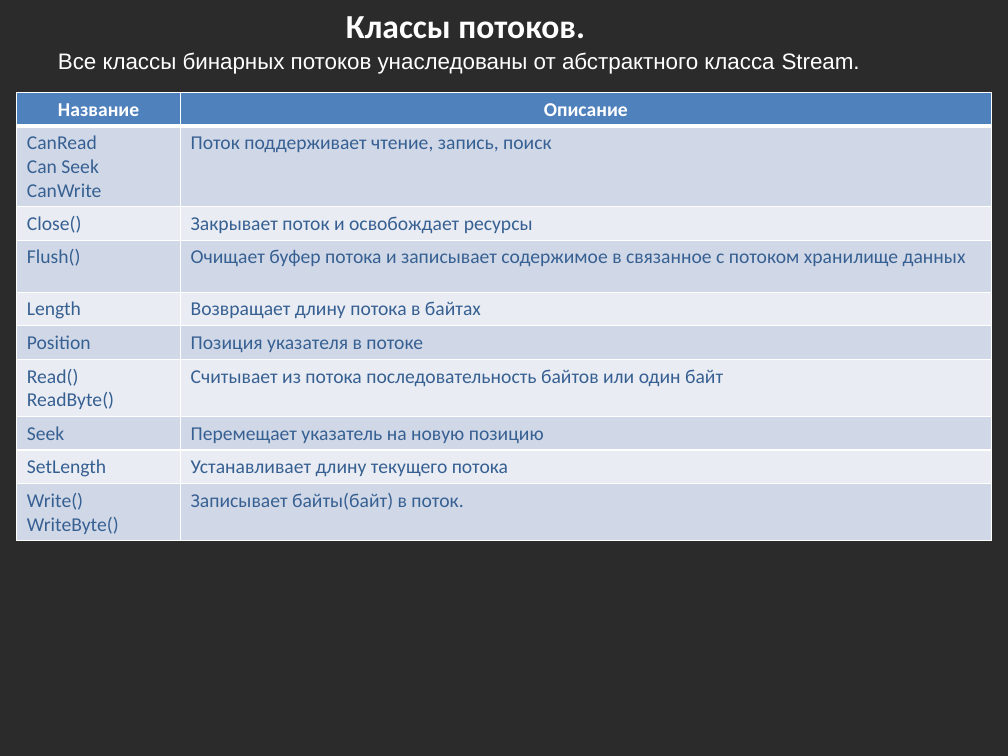
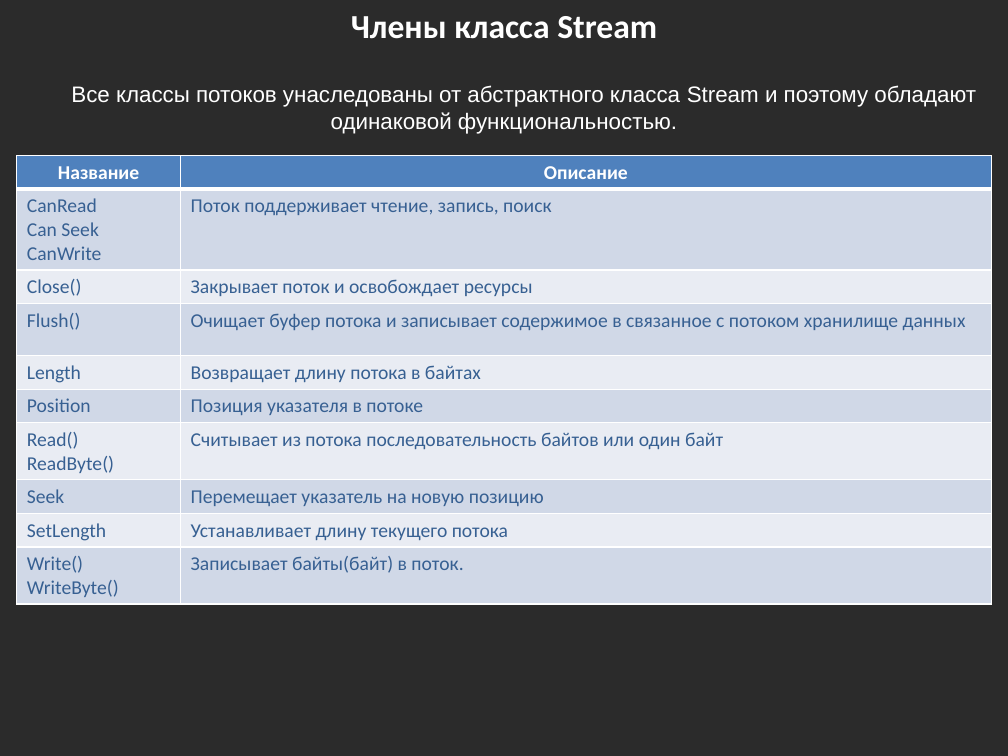
Before and after one commit to bazile/Training, a slide deck: slide 31 of Presentation/lesson-04-io.pptx (slide 29 before the commit). Drawn at 1008x756 pixels with LibreOffice and Linux fonts; fonts in the diff are those of the drawing; background and template pictures are left out; a plain dark background stands for a picture behind light text. Boxes give left, top, right and bottom in pixels: in the first picture for what was removed or moved away, otherwise in the second. Text is boxed around its words. In the diff, an @@ line names an element or a change of style, - is before the commit and + after.

```diff
--- a/Presentation/lesson-04-io.pptx
+++ b/Presentation/lesson-04-io.pptx
@@ text at [351, 16, 657, 39]: text changed @@
-Классы потоков.
+Члены класса Stream
@@ text at [71, 85, 976, 134]: text changed @@
-Все классы бинарных потоков унаследованы от абстрактного класса Stream.
+Все классы потоков унаследованы от абстрактного класса Stream и поэтому обладают одинаковой функциональностью.
@@ table: place and size @@
-table at [17, 93, 992, 541]
+table at [17, 156, 992, 605]
```
Also in this commit, not shown: 1 other slide changed, 1 slide added, 15 other files.
